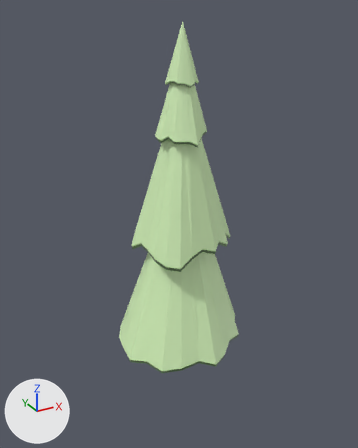
The Blender file assets/models/trees/tree_snow0.blend, before and after one commit.
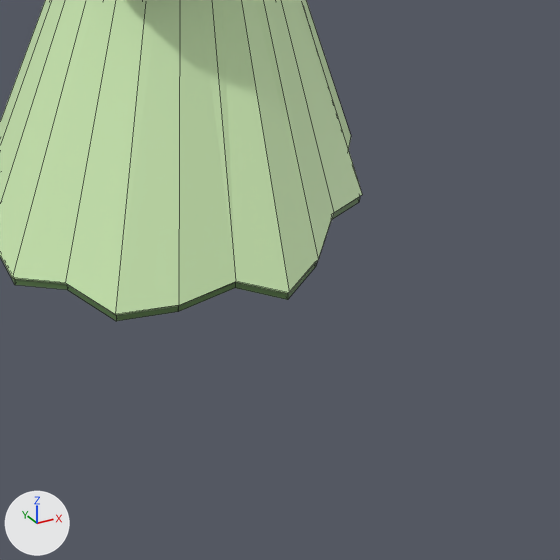
There are two pictures of each version: one whole from a 50 mm lens placed at (-2.54, -4.55, 4.15), pointed at (0.02, 0.12, 1.81), one close up on the part from 35% to 84% of the width and 61% to 100% of the height. The lights are fixed; the arrows at lower left show +X, +Y and +Z. The older version's two pictures come first. The close-ups show mesh edges as thin lines.
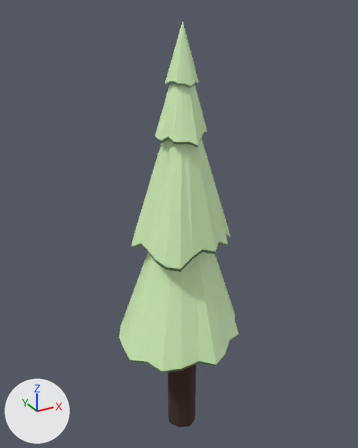
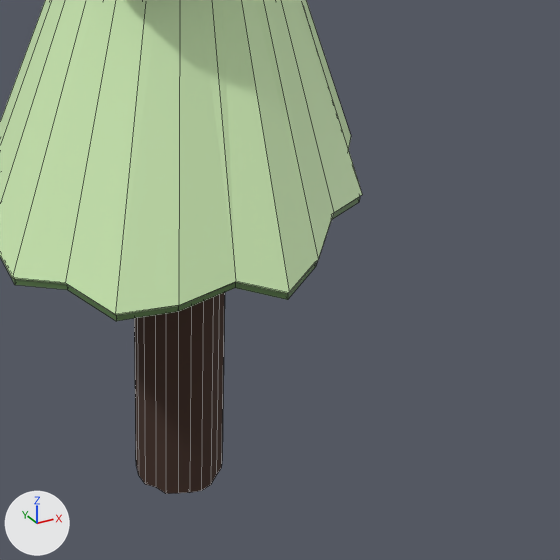
The change in detail:
me_cylinder is used by ob_cylinder; location (0.0, 0.0, 0.0).
me_cylinder had 534 vertices, 532 faces and spanned x -0.81..0.69, y -0.82..0.81, z -0.03..4.02.
me_cylinder now has 534 vertices, 532 faces and spans x -0.81..0.69, y -0.82..0.81, z -1.03..4.02.
me_cylinder part 1: 25 of the vertices in x -0.19..0.19, y -0.2..0.19, z -0.03..-0.02 are moved by (0.0, 0.0, -1.0).

What differs and where, as boxes (x1, y1, x2, y2) in the close-ups (560 x 560 px; the box of a moved part takes in the faces that stretch with it):
'Cylinder', reshaped
    before: (0, 0, 362, 321)
    after: (0, 0, 362, 494)
part 1 of me_cylinder, moved or reshaped (not visible before)
    after: (134, 292, 225, 494)
